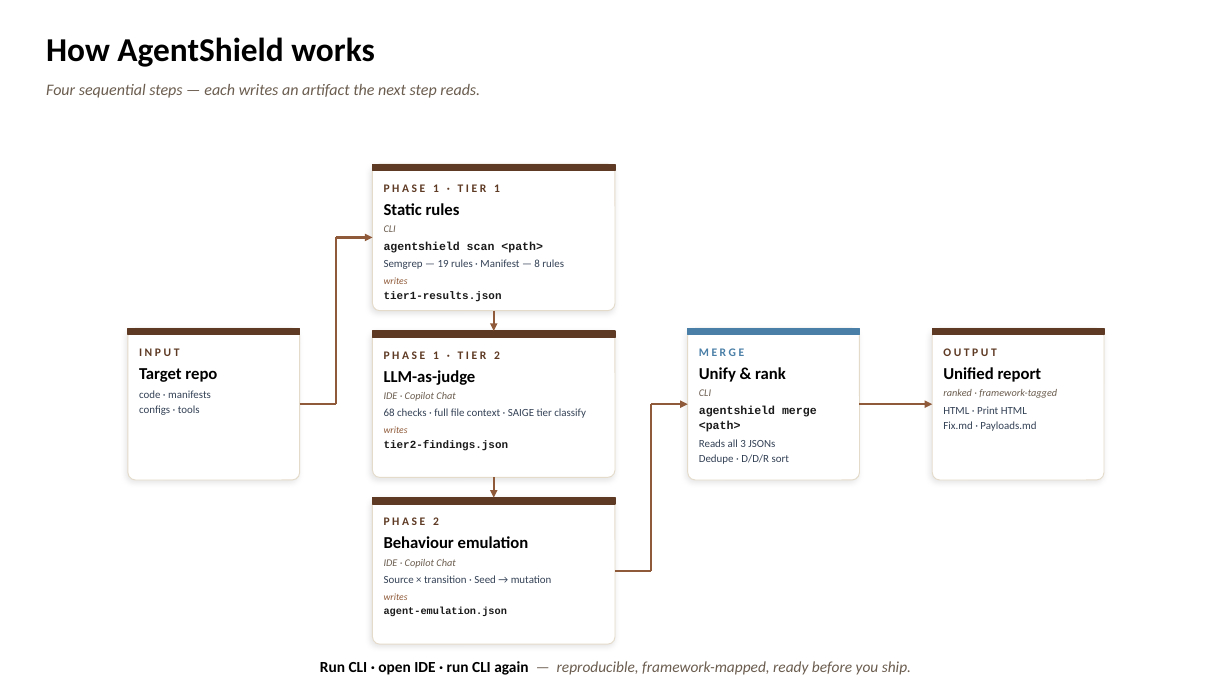
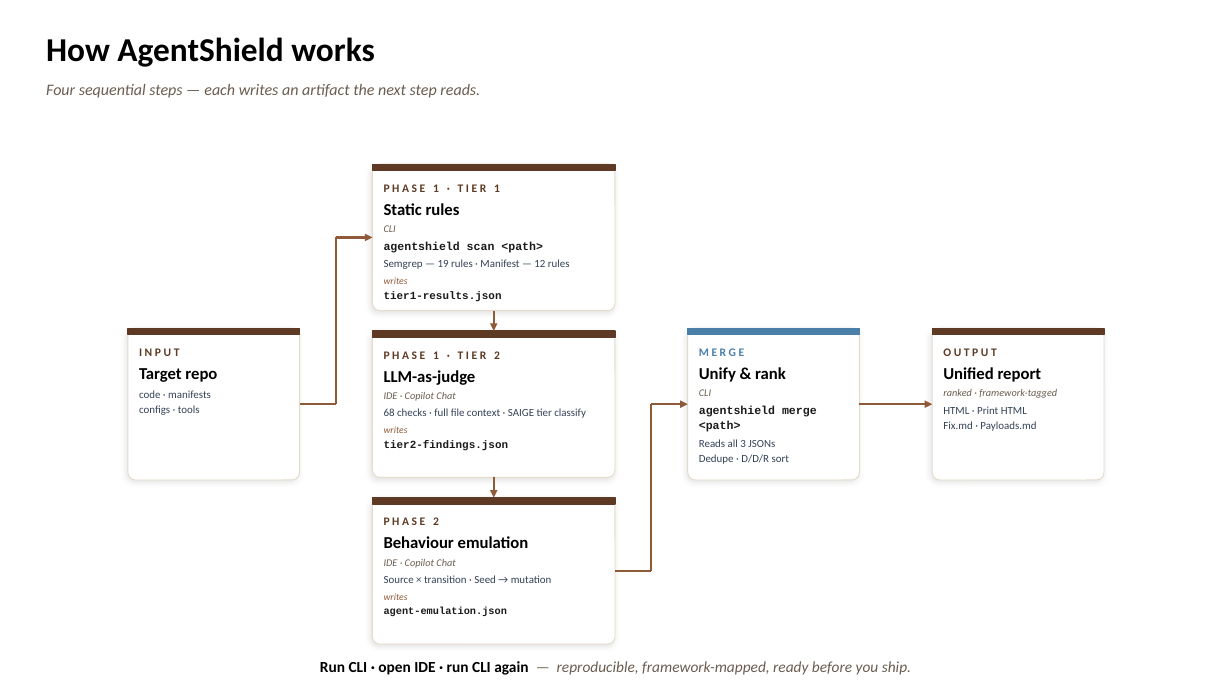
Before and after one commit to suganthiaravind/agentshield, a slide deck: slide 2 of ppt/AgentShield-Blueprint-and-Flow.pptx. Drawn at 1232x693 pixels with LibreOffice and Linux fonts; fonts in the diff are those of the drawing. Boxes give left, top, right and bottom in pixels: in the first picture for what was removed or moved away, otherwise in the second. Text is boxed around its words. In the diff, an @@ line names an element or a change of style, - is before the commit and + after.

```diff
--- a/ppt/AgentShield-Blueprint-and-Flow.pptx
+++ b/ppt/AgentShield-Blueprint-and-Flow.pptx
@@ text at <box>384,259,570,269</box>: text changed @@
-Semgrep — 19 rules · Manifest — 8 rules
+Semgrep — 19 rules · Manifest — 12 rules
```
Also in this commit, not shown: 1 other slide changed.
